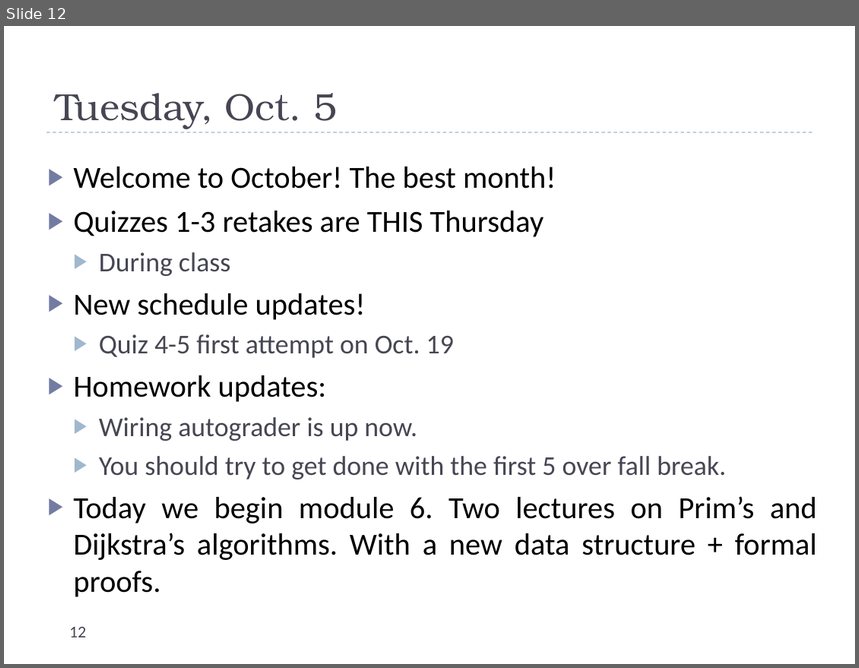
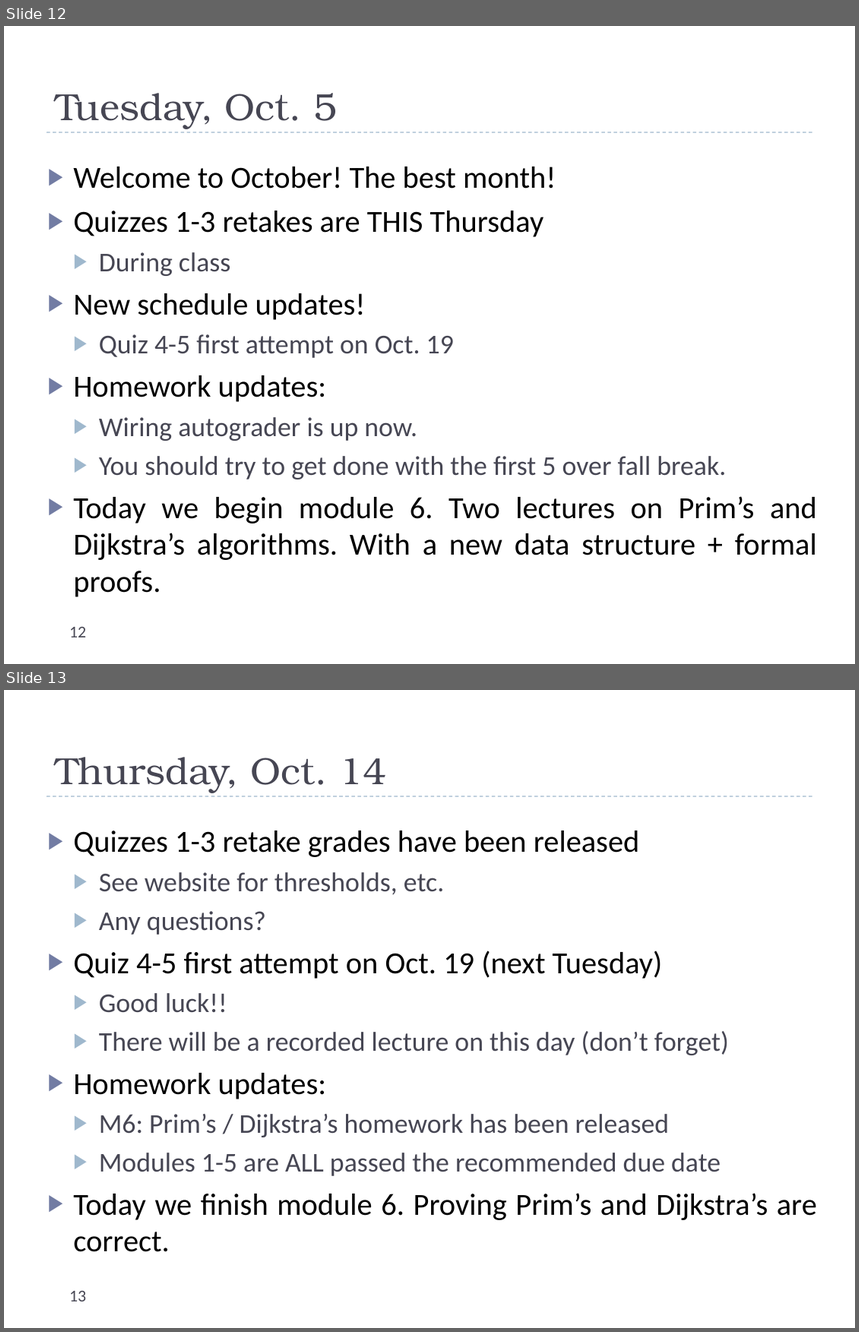
Before and after one commit to uva-cs/cs4102-f21, a slide deck: slides/dailyannouncements_mf.pptx. Shown one above the other, each under a label of ours: slide 12 before the commit, slides 12 and 13 after it. The pictures are 859x668 and 859x1332 pixels, drawn with LibreOffice and Linux fonts; fonts in the diff are those of the drawing. Boxes give left, top, right and bottom in pixels: in the first picture for what was removed or moved away, otherwise in the second. Text is boxed around its words. In the diff, an @@ line names an element or a change of style, - is before the commit and + after.

Commit message:
announce

```diff
--- a/slides/dailyannouncements_mf.pptx
+++ b/slides/dailyannouncements_mf.pptx
@@ slide 13 added at box(4, 690, 855, 1328), background #FFFFFF; not listed: 1 template element that a slide beside it also shows @@
@@ title added at box(55, 757, 386, 793), 32 pt, text #464653 @@
+Thursday, Oct. 14
@@ text added at box(73, 831, 817, 1252), 23 pt, text #464653 @@
+▶ Quizzes 1-3 retake grades have been released
+  ▶ See website for thresholds, etc.
+  ▶ Any questions?
+▶ Quiz 4-5 first attempt on Oct. 19 (next Tuesday)
+  ▶ Good luck!!
+  ▶ There will be a recorded lecture on this day (don’t forget)
+▶ Homework updates:
+  ▶ M6: Prim’s / Dijkstra’s homework has been released
+  ▶ Modules 1-5 are ALL passed the recommended due date
+▶ Today we finish module 6. Proving Prim’s and Dijkstra’s are correct.
@@ page number added at box(69, 1291, 86, 1302), 14 pt, text #464653 @@
+13
```
